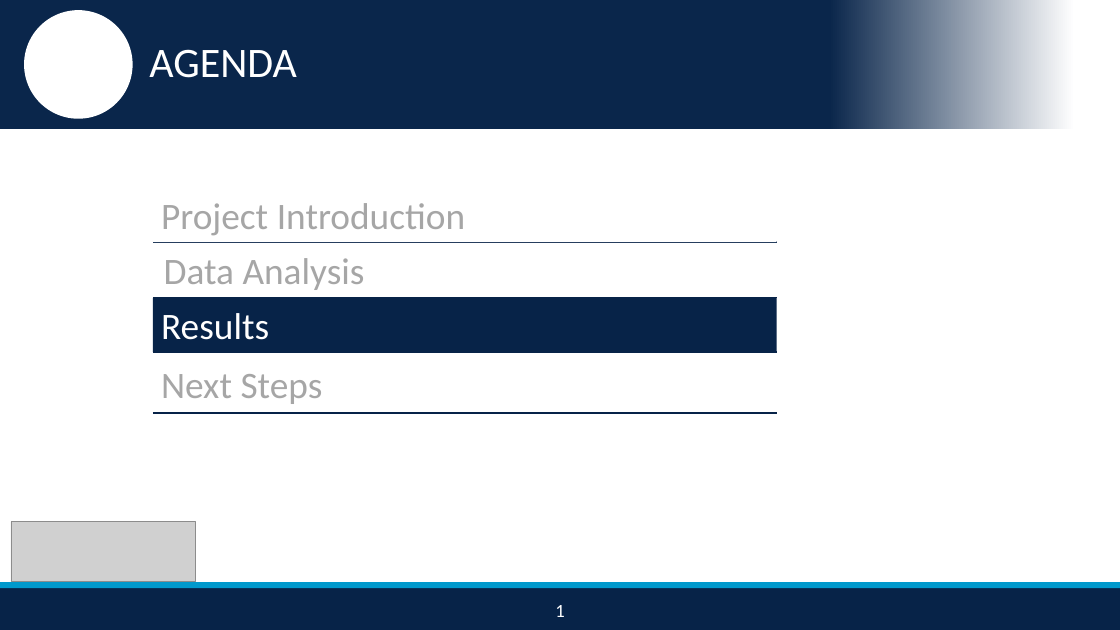
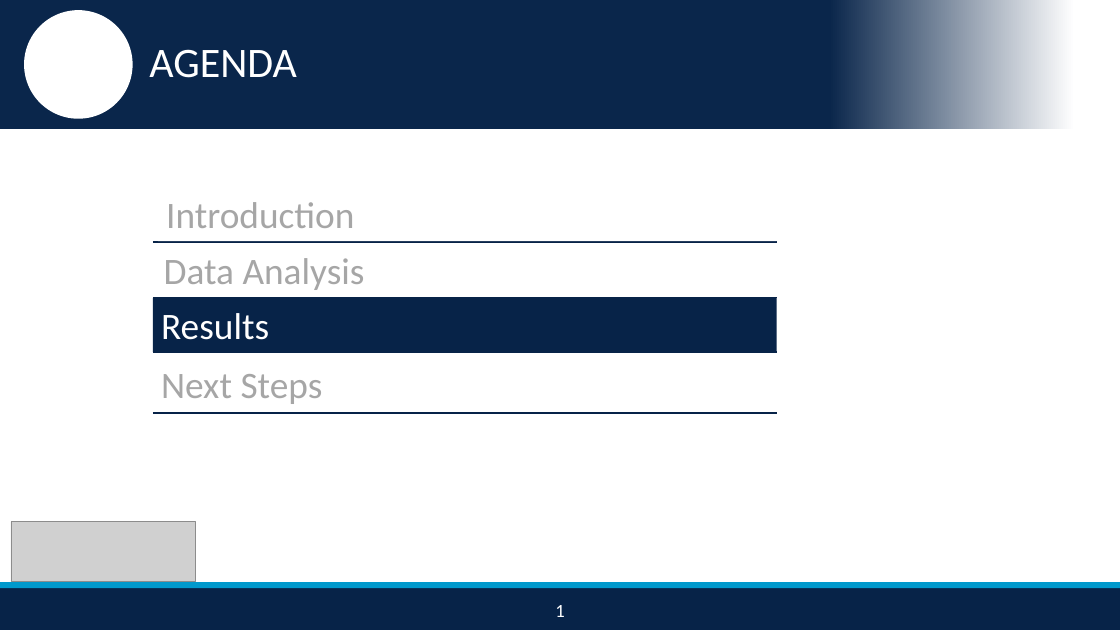
Before and after one commit to nikhilba/NOLA, a slide deck: slide 15 of Presentation/NOLA_Midterm_Presentation_v1.2.pptx. Drawn at 1120x630 pixels with LibreOffice and Linux fonts; fonts in the diff are those of the drawing; grey boxes stand for pictures; background and template pictures are left out. Boxes give left, top, right and bottom in pixels: in the first picture for what was removed or moved away, otherwise in the second. Text is boxed around its words. In the diff, an @@ line names an element or a change of style, - is before the commit and + after.

```diff
--- a/Presentation/NOLA_Midterm_Presentation_v1.2.pptx
+++ b/Presentation/NOLA_Midterm_Presentation_v1.2.pptx
@@ text at (166,202,354,228): text changed @@
-Project Introduction
+Introduction
```
Also in this commit, not shown: 5 other slides changed.
